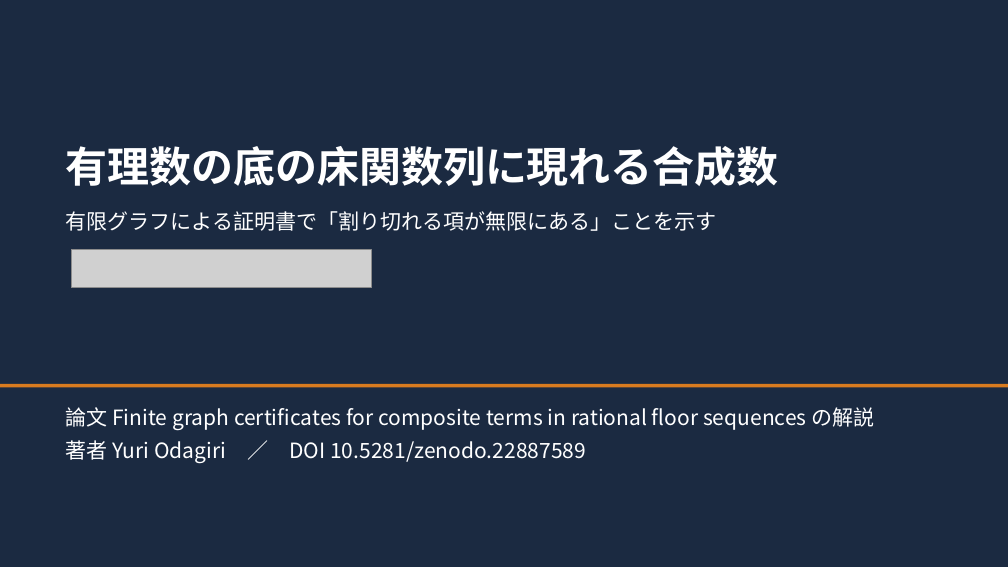
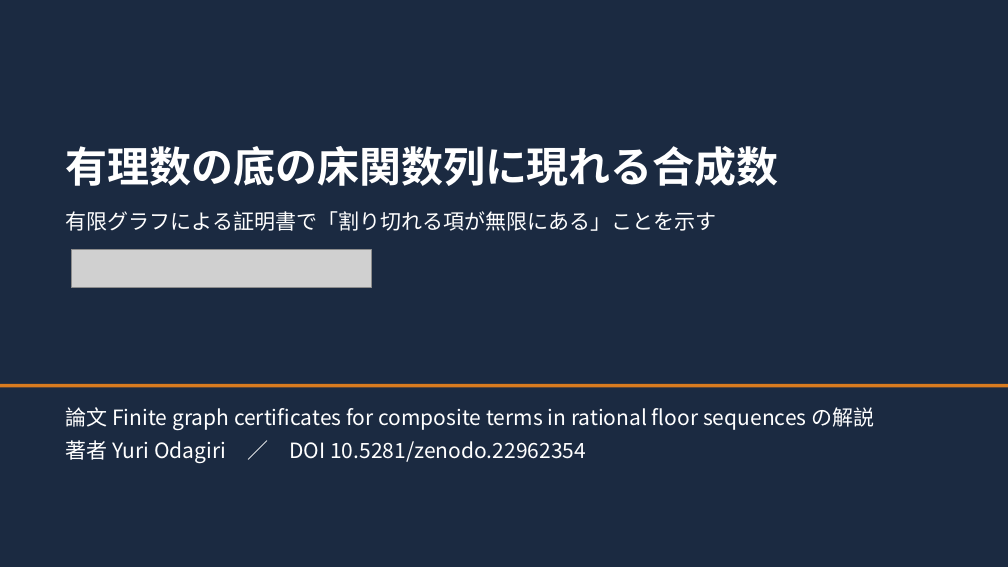
Before and after one commit to ixixi/rational-floor-certificates, a slide deck: slide 1 of slides/paper-explained-ja.pptx. Drawn at 1008x567 pixels with LibreOffice and Linux fonts; fonts in the diff are those of the drawing; grey boxes stand for pictures. Boxes give left, top, right and bottom in pixels: in the first picture for what was removed or moved away, otherwise in the second. Text is boxed around its words. In the diff, an @@ line names an element or a change of style, - is before the commit and + after.

```diff
--- a/slides/paper-explained-ja.pptx
+++ b/slides/paper-explained-ja.pptx
@@ text at <box>65,440,586,463</box>: text changed @@
-著者 Yuri Odagiri ／ DOI 10.5281/zenodo.22887589
+著者 Yuri Odagiri ／ DOI 10.5281/zenodo.22962354
```
Also in this commit, not shown: 1 other slide changed, 20 other files.
